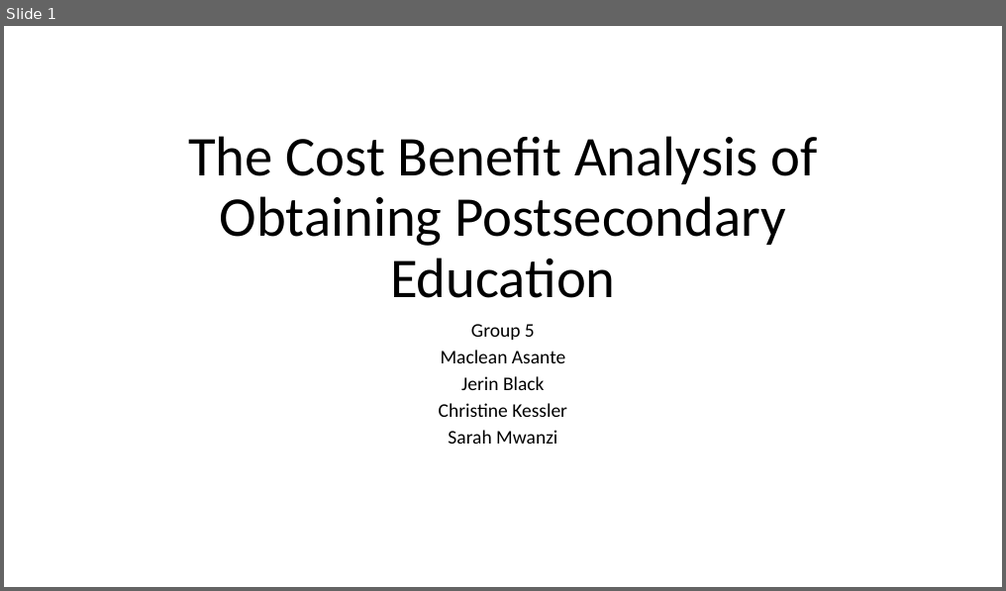
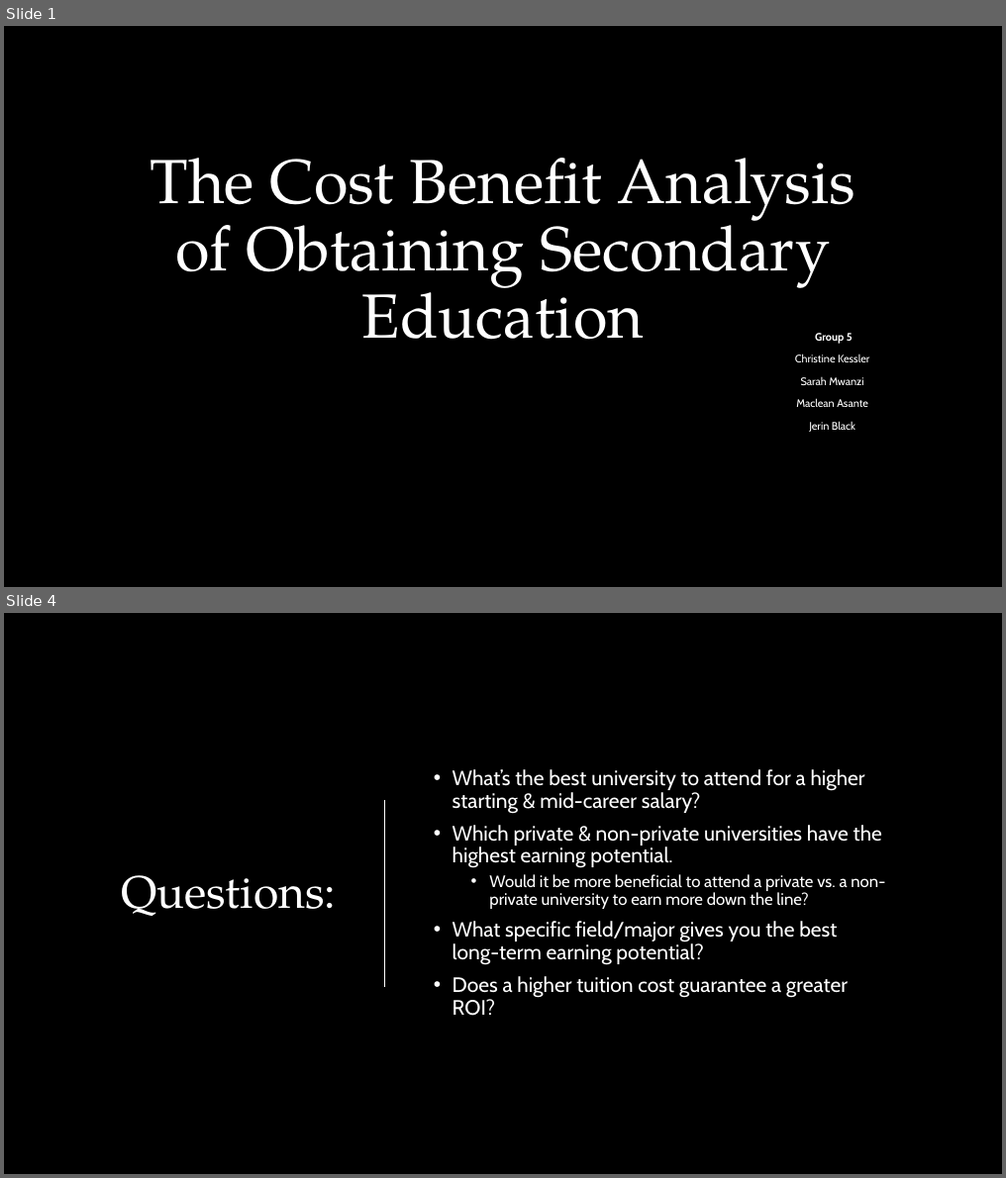
Before and after one commit to clkessler220/project-1-team-5, a slide deck: The Cost Benefit Analysis of Obtaining Postsecondary Eduction.pptx. Shown one above the other, each under a label of ours: slide 1 before the commit, slides 1 and 4 after it; the slides between them are not shown. The pictures are 1006x591 and 1006x1178 pixels, drawn with LibreOffice and Linux fonts; fonts in the diff are those of the drawing; background and template pictures are left out. Boxes give left, top, right and bottom in pixels: in the first picture for what was removed or moved away, otherwise in the second. Text is boxed around its words. In the diff, an @@ line names an element or a change of style, - is before the commit and + after.

```diff
--- a/The Cost Benefit Analysis of Obtaining Postsecondary Eduction.pptx
+++ b/The Cost Benefit Analysis of Obtaining Postsecondary Eduction.pptx
@@ slide 4 added at box(4, 613, 1002, 1174), background picture (left out) @@
@@ text added at box(452, 769, 885, 1016), 20 pt, text #FFFFFF @@
+• What’s the best university to attend for a higher starting & mid-career salary?
+• Which private & non-private universities have the highest earning potential.
+  • Would it be more beneficial to attend a private vs. a non-private university to earn more down the line?
+• What specific field/major gives you the best long-term earning potential?
+• Does a higher tuition cost guarantee a greater ROI?
@@ line added from (385, 800) to (385, 987), #FFFFFF 1.25 pt @@
@@ title added at box(122, 875, 337, 916), 44 pt, text #FFFFFF @@
+Questions:
@@ slide 1 changed as well @@
@@ background #FFFFFF to picture (left out) @@
@@ title at box(151, 158, 856, 340): text changed; size 54 to 60 pt; font Calibri to TeX Gyre Pagella; text colour #000000 to #FFFFFF @@
-The Cost Benefit Analysis of Obtaining Postsecondary Education
+The Cost Benefit Analysis of Obtaining Secondary Education
@@ subtitle "Group 5": place and size @@
-subtitle "Group 5" at box(439, 324, 567, 444)
+subtitle "Group 5" at box(795, 333, 869, 432)
@@ subtitle at box(796, 333, 868, 432): size 18.6 to 10.5 pt, font Calibri to Cabin, text colour #000000 to #FFFFFF in "Group 5", "Maclean Asante", "Jerin Black"; bold on in "Group 5"; line spacing 0.7 to 0.9 @@
@@ subtitle at box(795, 354, 869, 385): paragraphs added @@
+Christine Kessler
+Sarah Mwanzi
@@ subtitle at box(439, 403, 567, 444): paragraphs removed @@
-Christine Kessler
-Sarah Mwanzi
```
Also in this commit, not shown: 2 other slides changed, 5 other slides added, 5 slides removed.
